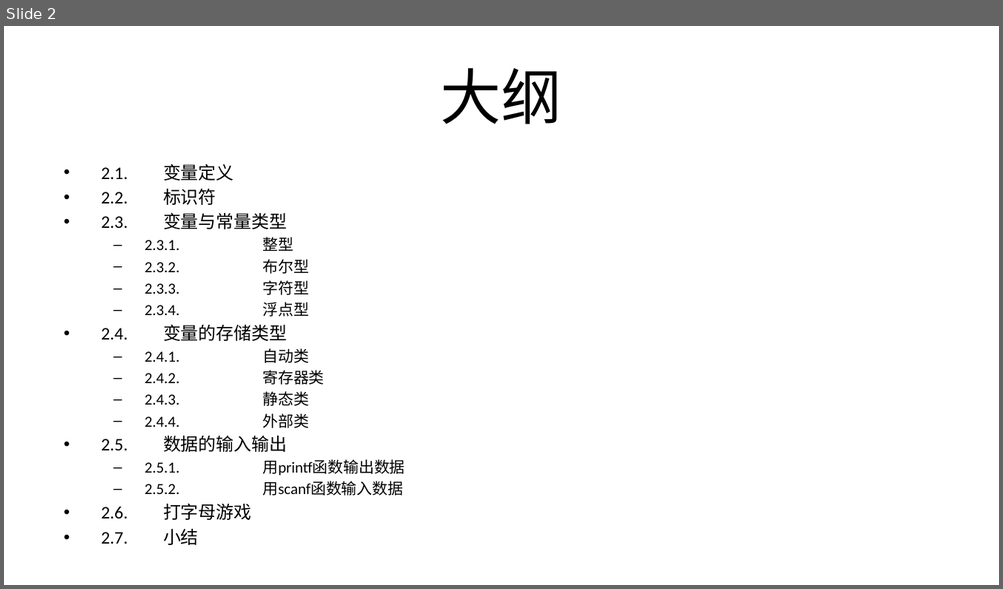
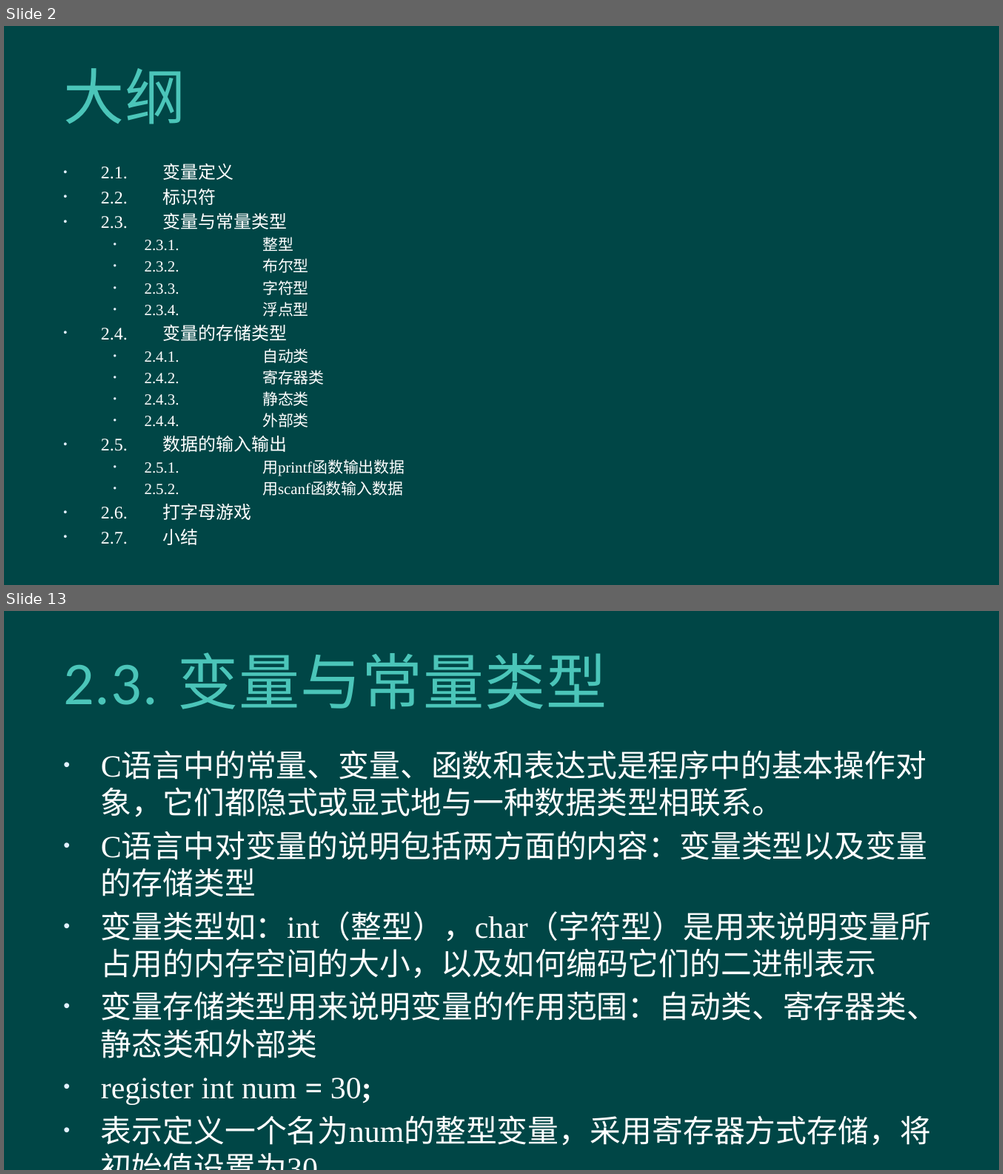
Before and after one commit to hanhonglei/Course_BasicGameProgramming, a slide deck: 第2章 变量和基本类型/第2章 变量和基本类型.pptx. Shown one above the other, each under a label of ours: slide 2 before the commit, slides 2 and 13 after it; the slides between them are not shown. The pictures are 1003x589 and 1003x1174 pixels, drawn with LibreOffice and Linux fonts; fonts in the diff are those of the drawing; background and template pictures are left out. Boxes give left, top, right and bottom in pixels: in the first picture for what was removed or moved away, otherwise in the second. Text is boxed around its words. In the diff, an @@ line names an element or a change of style, - is before the commit and + after.

```diff
--- a/第2章 变量和基本类型/第2章 变量和基本类型.pptx
+++ b/第2章 变量和基本类型/第2章 变量和基本类型.pptx
@@ slide 13 added at (4,611,999,1170), background #004646 @@
@@ title added at (63,652,607,709), 44 pt, text #4BC5B9 @@
+2.3. 变量与常量类型
@@ text added at (101,753,937,1146), 22.4 pt, text #FFFFFF @@
+• C语言中的常量、变量、函数和表达式是程序中的基本操作对象，它们都隐式或显式地与一种数据类型相联系。
+• C语言中对变量的说明包括两方面的内容：变量类型以及变量的存储类型
+• 变量类型如：int（整型），char（字符型）是用来说明变量所占用的内存空间的大小，以及如何编码它们的二进制表示
+• 变量存储类型用来说明变量的作用范围：自动类、寄存器类、静态类和外部类
+• register int num = 30;
+• 表示定义一个名为num的整型变量，采用寄存器方式存储，将初始值设置为30
@@ slide 2 changed as well @@
@@ background #FFFFFF to #004646 @@
@@ title "大纲" at (63,68,185,124): text colour #000000 to #4BC5B9, letter spacing 0 to 0.5 pt; alignment centre to left @@
@@ text "2.1. 变量定义" at (101,164,324,520): font Calibri to Times New Roman, text colour #000000 to #FFFFFF; bullet – to • @@
```
Also in this commit, not shown: 1 other slide changed, 45 other slides added, 1 other file.
